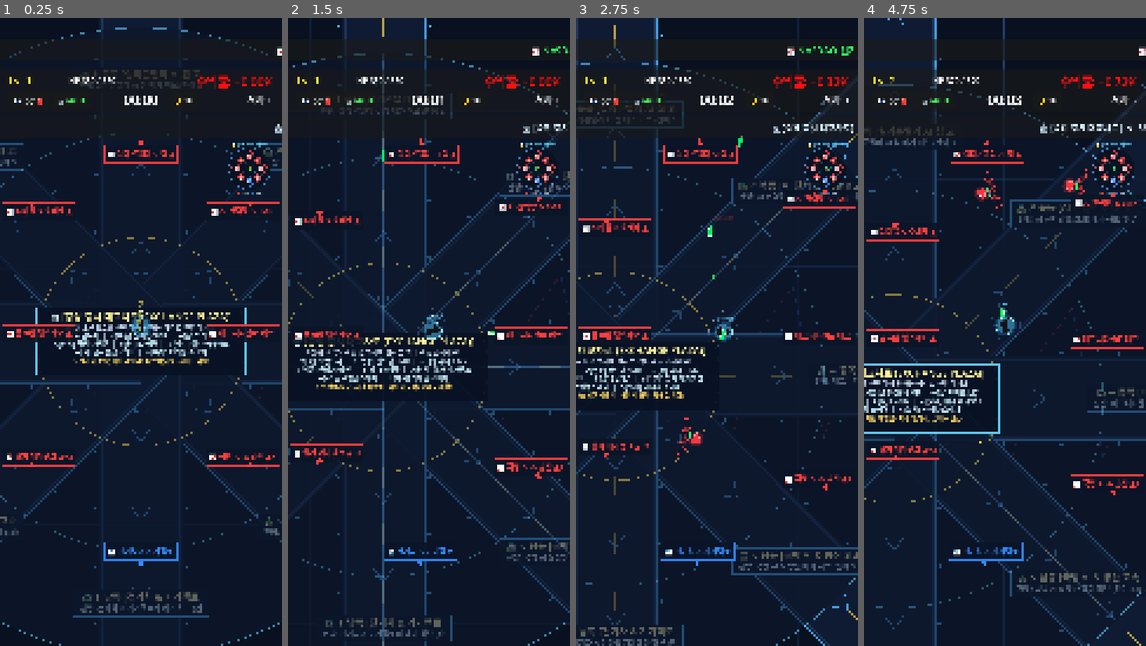
Above: before the commit, frames 1-4 (left to right).
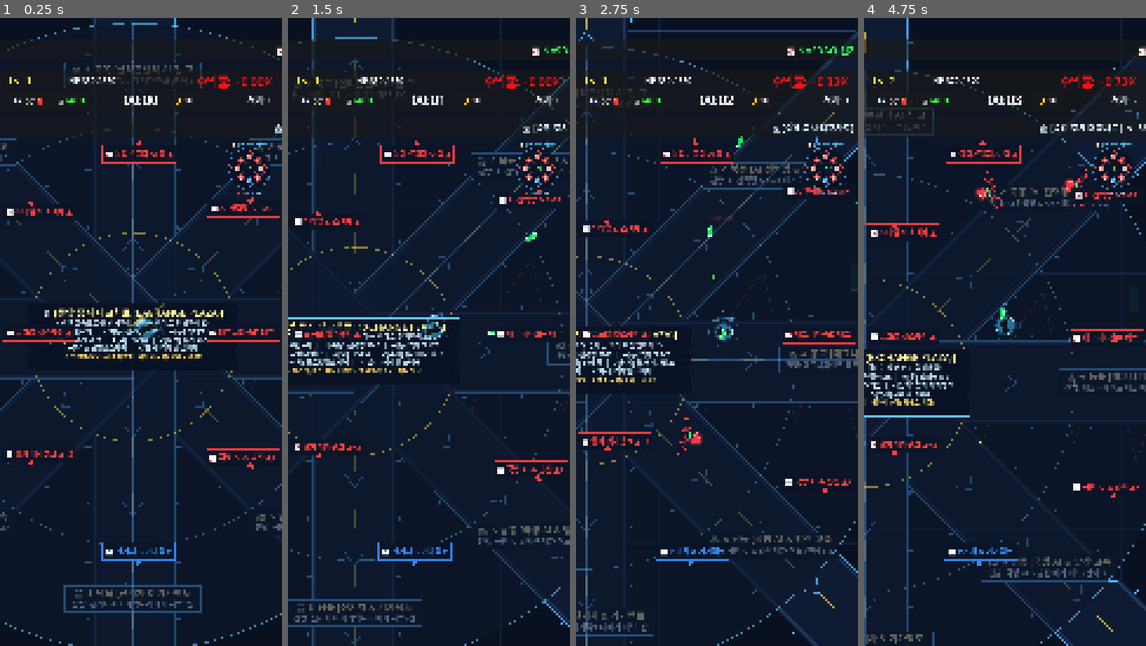
Above: after the commit, the same moments.

Repository: gamcatch/stock-rpg
Game: Godot game, scene res://scenes/main.tscn
Two runs of this game, one before a commit and one after it. Both use one fixed random seed, a clock stepped at 60 frames per second and the inputs below.
Inputs (mouse positions are in pixels of both pictures, inside the frame that each line leads up to):
- Up to frame 1 (0.25 s): no input
- Up to frame 2 (1.5 s): move the mouse to (491, 300) at 0.52 s; hold D (move_right) 0.53-1.25 s; click (491, 300) at 0.67 s; drag from (372, 363) to (437, 332) at 1.27 s
- Up to frame 3 (2.75 s): move the mouse to (745, 193) at 2.02 s; hold D (move_right) from 2.03 s (still down)
- Up to frame 4 (4.75 s): release D (move_right) at 2.75 s; drag from (990, 457) to (999, 275) at 2.77 s; click "🤖 퀀트 AI 모델 [신규 매수] 모든 무기 공격력 …" at 3.5 s; click "🧲 유동성 흡수 (자석) [신규 매수] 배당금 젬 흡…" at 4.25 s

The runs differ from the first frame. In frame 1, 12% of the frame differs, in the area x 0-100%, y 0-100%; in frame 2, 14%; in frame 3, 14%; in frame 4, 14%.

Commit message:
feat: 자동 플레이 상승 종목 우선 추적, VI 발동 시 즉시 타겟 회피/전환, 실제 시장 정보 주기적 동기화 구현

Diff:
--- a/scenes/player.gd
+++ b/scenes/player.gd
@@ -20,6 +20,8 @@
 var auto_target_pos: Vector2 = Vector2.ZERO
 var auto_status_text: String = "🤖 AUTO 사냥 중"
 var patrol_timer: float = 0.0
+var current_target_stock: Dictionary = {}
+var target_reevaluate_timer: float = 0.0
 
 func _ready():
 	add_to_group("player")
@@ -30,9 +32,20 @@
 
 	if MarketDataManager.has_signal("breaking_news_alert"):
 		MarketDataManager.breaking_news_alert.connect(_on_breaking_news_nav)
+	if MarketDataManager.has_signal("stock_vi_triggered"):
+		MarketDataManager.stock_vi_triggered.connect(_on_stock_vi_triggered)
 	if Global.has_signal("auto_play_toggled"):
 		Global.auto_play_toggled.connect(_on_auto_play_toggled)
 	is_auto_play = Global.auto_play_enabled
+
+func _on_stock_vi_triggered(stock_name: String, _duration: float):
+	if not current_target_stock.is_empty() and current_target_stock.get("name", "") == stock_name:
+		var old_name = current_target_stock.get("name", "")
+		current_target_stock = _select_best_rising_stock()
+		var new_name = current_target_stock.get("name", "다음 급등주")
+		var new_rate = current_target_stock.get("rate", 0.0)
+		auto_status_text = "🚨 [%s VI 발동] -> [%s (+%.1f%%)] 이동!" % [old_name, new_name, new_rate]
+		print("[AutoPlay AI] VI 발동 감지! %s 거래 정지 -> 새로운 상승 종목 %s(으)로 즉시 전환!" % [old_name, new_name])
 
 func _on_auto_play_toggled(enabled: bool):
 	is_auto_play = enabled
@@ -152,9 +165,9 @@
 	draw_circle(head_pos + Vector2(16, 13), 2.5, body_black)
 
 	# 8. 방치형 AUTO-PLAY 상태 머리 위 네온 뱃지 (월드 방향 수평 유지)
-	var badge_pos = Vector2(0, -42).rotated(-rotation) + Vector2(-60, 0)
+	var badge_pos = Vector2(0, -44).rotated(-rotation) + Vector2(-120, 0)
 	var badge_color = Color(1.0, 0.88, 0.25) if is_auto_play else Color(0.4, 0.8, 1.0)
-	draw_string(font, badge_pos, auto_status_text, HORIZONTAL_ALIGNMENT_CENTER, 120, 13, badge_color)
+	draw_string(font, badge_pos, auto_status_text, HORIZONTAL_ALIGNMENT_CENTER, 240, 13, badge_color)
 
 
 func _physics_process(delta):
@@ -203,8 +216,41 @@
 		iframe_timer -= delta
 
 # ------------------------------------------------------------------------------
-# 🤖 방치형 자율 사냥 & 섹터 순회 AI (Auto-Play Logic)
+# 🤖 방치형 자율 사냥 & 급등주 추적 AI (Auto-Play Logic)
 # ------------------------------------------------------------------------------
+func _select_best_rising_stock() -> Dictionary:
+	var best_stock: Dictionary = {}
+	var best_score: float = -99999.0
+
+	for sec_key in MarketDataManager.sectors.keys():
+		var sec = MarketDataManager.sectors[sec_key]
+		if not sec.has("stocks"):
+			continue
+		for stock in sec["stocks"]:
+			# 🚨 VI 발동(거래 정지/서킷 브레이커) 중인 종목은 즉시 제외!
+			if stock.get("is_halted", false):
+				continue
+
+			var rate = stock.get("rate", 0.0)
+			var st_pos = stock.get("world_pos", sec.get("position", Vector2.ZERO))
+			var dist = global_position.distance_to(st_pos)
+
+			# 상승 종목 최우선 가중치 (상승률이 높을수록 압도적 우선순위)
+			# 1. 상승률 가산: 1%당 200점
+			# 2. 양수(상승) 프리미엄: +2000점
+			# 3. 거리 패널티: 1000px당 100점 (너무 먼 곳보다는 합리적 경로)
+			var score = (rate * 200.0) - (dist / 10.0)
+			if rate > 0.0:
+				score += 2000.0
+			if rate >= 8.0:
+				score += 1000.0 # 상한가/급등주 초우선
+
+			if score > best_score:
+				best_score = score
+				best_stock = stock
+
+	return best_stock
+
 func _calculate_auto_play_direction(delta: float) -> Vector2:
 	# 1. 속보 긴급 목표가 유효하고 아직 도착하지 않았을 때
 	if auto_target_pos != Vector2.ZERO:
@@ -215,74 +261,66 @@
 		else:
 			auto_target_pos = Vector2.ZERO # 도착 완료
 
-	# 2. 반경 700px 내 가장 가까운 적 탐색 & 사거리 유지 카이팅
+	# 2. 주기적으로 최적의 상승 종목 재평가 (6초 주기 또는 타겟이 비었거나 VI에 걸렸을 때)
+	target_reevaluate_timer += delta
+	if current_target_stock.is_empty() or current_target_stock.get("is_halted", false) or target_reevaluate_timer >= 6.0:
+		target_reevaluate_timer = 0.0
+		var new_target = _select_best_rising_stock()
+		if not new_target.is_empty():
+			current_target_stock = new_target
+
+	# 3. 주변 적 위험 감지 (근접 위협 적 회피 & 카이팅)
 	var enemies = get_tree().get_nodes_in_group("enemy")
-	var nearest_enemy: Node2D = null
-	var min_dist: float = 750.0
+	var danger_enemy: Node2D = null
+	var min_danger_dist: float = 230.0
 
 	for e in enemies:
-		if is_instance_valid(e):
+		if is_instance_valid(e) and not e.is_dead:
 			var d = global_position.distance_to(e.global_position)
-			if d < min_dist:
-				min_dist = d
-				nearest_enemy = e
-
-	if nearest_enemy:
-		var to_enemy = nearest_enemy.global_position - global_position
-		var e_name = nearest_enemy.get("stock_name") if "stock_name" in nearest_enemy else "적군"
-		auto_status_text = "⚔️ 사냥 중: %s (거리 %dm)" % [str(e_name), int(min_dist)]
-
-		# 적정 사거리(220px) 유지하며 빔 공격
-		if min_dist > 250.0:
-			return to_enemy.normalized()
-		elif min_dist < 130.0:
-			return -to_enemy.normalized() # 너무 가까우면 후퇴
+			if d < min_danger_dist:
+				min_danger_dist = d
+				danger_enemy = e
+
+	if danger_enemy:
+		var to_danger = danger_enemy.global_position - global_position
+		var e_name = danger_enemy.get("stock_name") if "stock_name" in danger_enemy else "적"
+		auto_status_text = "⚔️ 근접 교전: %s" % str(e_name)
+		if min_danger_dist < 120.0:
+			return -to_danger.normalized() # 너무 가까우면 즉시 후퇴
 		else:
-			# 측면 공전 카이팅
-			return Vector2(-to_enemy.y, to_enemy.x).normalized()
-
-	# 3. 근처 배당금 젬(EXP) 흡수
+			# 측면 회피 기동
+			return Vector2(-to_danger.y, to_danger.x).normalized() * 0.85
+
+	# 4. 근처 배당금 젬(EXP) 흡수 (가까운 반경 220px)
 	var gems = get_tree().get_nodes_in_group("exp_gem")
 	if not gems.is_empty():
 		for g in gems:
-			if is_instance_valid(g) and global_position.distance_to(g.global_position) < 450.0:
-				auto_status_text = "🎁 수익 젬 흡수 중"
+			if is_instance_valid(g) and global_position.distance_to(g.global_position) < 220.0:
 				return (g.global_position - global_position).normalized()
 
-	# 4. 평상시: 당일 상승 1위 섹터 및 종목 제단 순회
+	# 5. 상승 종목 성역으로 질주 & 수확
+	if not current_target_stock.is_empty():
+		var st_name = current_target_stock.get("name", "상승 종목")
+		var st_rate = current_target_stock.get("rate", 0.0)
+		var st_pos = current_target_stock.get("world_pos", global_position)
+		var to_st = st_pos - global_position
+		var dist_to_st = to_st.length()
+
+		# 해당 종목 성역으로 이동 중
+		if dist_to_st > 320.0:
+			var sign_str = "+" if st_rate >= 0.0 else ""
+			auto_status_text = "🚀 [급등주 추적] %s (%s%.1f%%)" % [st_name, sign_str, st_rate]
+			return to_st.normalized()
+		else:
+			# 성역 도착: 해당 종목 제단 주변을 순회하며 집중 사냥 & 배당 수확!
+			patrol_timer += delta
+			auto_status_text = "🔥 [%s +%.1f%%] 상승 랠리 집중 사냥" % [st_name, st_rate]
+			var orbit_vec = Vector2(cos(patrol_timer * 1.6), sin(patrol_timer * 1.6)) * 140.0
+			var patrol_target = st_pos + orbit_vec
+			return (patrol_target - global_position).normalized()
+
+	# 6. 기본 폴백: 중앙 광장 주변 완만한 패트롤
 	patrol_timer += delta
-	var target_sec_key = "semiconductor"
-	for skey in MarketDataManager.sectors.keys():
-		if MarketDataManager.sectors[skey].get("is_top_bull", false):
-			target_sec_key = skey
-			break
-
-	if MarketDataManager.sectors.has(target_sec_key):
-		var sec = MarketDataManager.sectors[target_sec_key]
-		var s_pos = sec.get("position", Vector2(0, -4800))
-		var to_sec = s_pos - global_position
-
-		# 고속도로를 통해 해당 섹터로 이동 중
-		if to_sec.length() > 650.0:
-			auto_status_text = "🛣️ [%s 고속도로] 이동 중" % sec.get("name", target_sec_key)
-			return to_sec.normalized()
-		else:
-			# 섹터 내부: 각 종목 성역(삼성전자, SK하이닉스 등)을 15초마다 순회 탐방!
-			if sec.has("stocks") and sec["stocks"].size() > 0:
-				var st_idx = int(patrol_timer / 15.0) % sec["stocks"].size()
-				var target_stock = sec["stocks"][st_idx]
-				var st_pos = target_stock.get("world_pos", s_pos)
-				var to_st = st_pos - global_position
-				if to_st.length() > 200.0:
-					auto_status_text = "📍 [%s] 성역 방문 중" % target_stock.get("name", "")
-					return to_st.normalized()
-				else:
-					auto_status_text = "💎 [%s] 배당 체류 중" % target_stock.get("name", "")
-					return Vector2(cos(patrol_timer * 0.8), sin(patrol_timer * 0.8)) * 0.4
-			else:
-				auto_status_text = "🗺️ %s 순회 탐험 중" % sec.get("name", target_sec_key)
-				return Vector2(cos(patrol_timer * 0.5), sin(patrol_timer * 0.5))
-
 	return Vector2(cos(patrol_timer * 0.8), sin(patrol_timer * 0.8))
 
 func _process_weapons(delta):
@@ -413,15 +451,21 @@
 
 func _find_nearest_enemy() -> Node2D:
 	var enemies = get_tree().get_nodes_in_group("enemy")
-	var nearest: Node2D = null
-	var min_dist: float = 99999.0
+	var best_target: Node2D = null
+	var best_score: float = -99999.0
 	for e in enemies:
-		if is_instance_valid(e):
+		if is_instance_valid(e) and not e.is_dead:
 			var d = global_position.distance_to(e.global_position)
-			if d < min_dist:
-				min_dist = d
-				nearest = e
-	return nearest
+			if d <= 900.0:
+				var score = (900.0 - d)
+				if e.is_boss:
+					score += 600.0
+				elif e.polarity == Enemy.Polarity.BULL:
+					score += 250.0 # 상승 랠리 종목 적 우선 타겟팅
+				if score > best_score:
+					best_score = score
+					best_target = e
+	return best_target
 
 func _on_magnet_area_entered(area):
 	if area.is_in_group("exp_gem") and area.has_method("attract_to"):
--- a/scripts/market_data_manager.gd
+++ b/scripts/market_data_manager.gd
@@ -229,6 +229,8 @@
 var next_news_interval: float = 25.0 # Every 25~40s
 
 var fetcher: Node = null
+var live_sync_timer: float = 0.0
+const LIVE_SYNC_INTERVAL: float = 45.0 # 45초마다 실제 시장 정보 실시간 동기화
 
 func _ready():
 	detect_and_set_current_market()
@@ -257,6 +259,12 @@
 
 	match_total_time += delta
 	update_stock_cooldowns(delta)
+
+	# 실시간 실제 시장 정보 주기적 자동 동기화 (실시간 느낌 강화)
+	live_sync_timer += delta
+	if live_sync_timer >= LIVE_SYNC_INTERVAL:
+		live_sync_timer = 0.0
+		refresh_live_data()
 
 	# Rotate news headlines every 4.0 seconds for in-world billboards and HUD
 	news_cycle_timer += delta
@@ -361,6 +369,7 @@
 	save_market_cache()
 	emit_signal("market_mode_changed", market_name, Global.is_korean_market_colors)
 	emit_signal("live_rates_applied", m_type)
+	Global.market_event_triggered.emit("📡 [실시간 시세 동기화]", "실제 시장 최신 체결가 및 등락률 갱신 완료!")
 
 func _on_live_news_updated(news_list: Array):
 	if news_list.is_empty():
